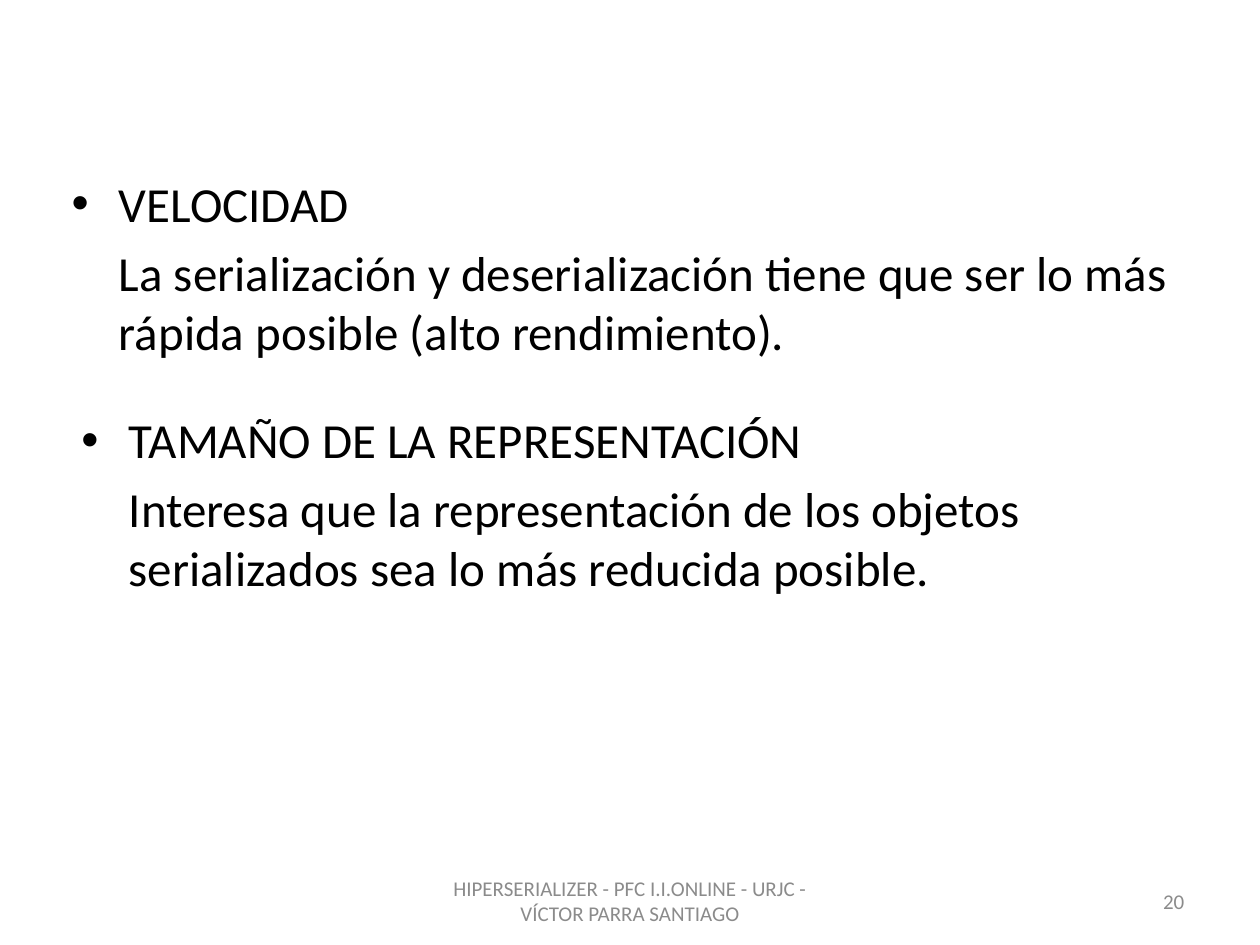
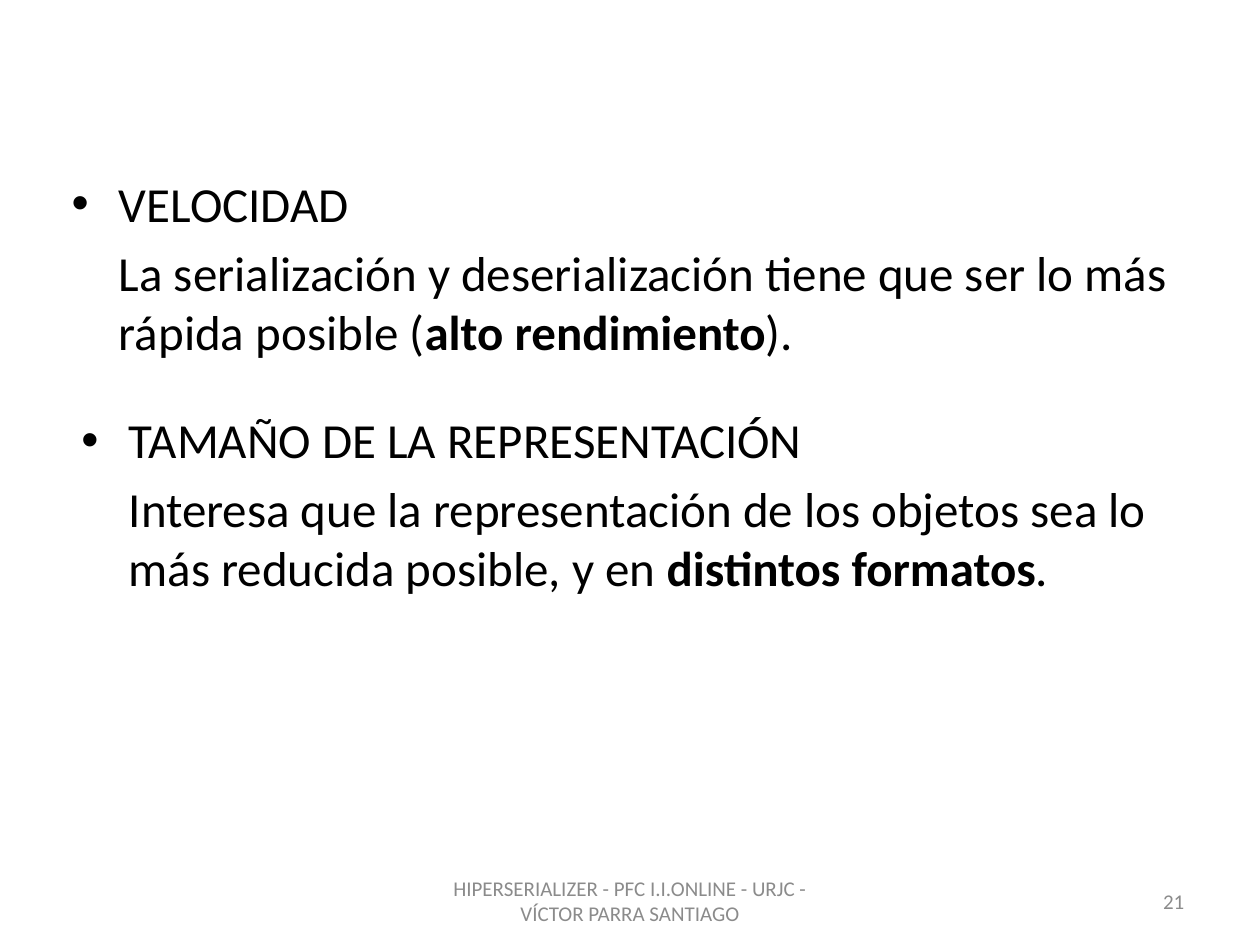
Before and after one commit to vitiparra/ProyectoFinDeCarrera, a slide deck: slide 21 of Memoria/PFC HiperSerializer OK.pptx (slide 20 before the commit). Drawn at 1260x945 pixels with LibreOffice and Linux fonts; fonts in the diff are those of the drawing; background and template pictures are left out. Boxes give left, top, right and bottom in pixels: in the first picture for what was removed or moved away, otherwise in the second. Text is boxed around its words. In the diff, an @@ line names an element or a change of style, - is before the commit and + after.

```diff
--- a/Memoria/PFC HiperSerializer OK.pptx
+++ b/Memoria/PFC HiperSerializer OK.pptx
@@ text at [119,257,1167,358]: bold on in "(alto rendimiento)." @@
@@ text at [129,493,1146,594]: text changed @@
-Interesa que la representación de los objetos serializados sea lo más reducida posible.
+Interesa que la representación de los objetos sea lo más reducida posible, y en distintos formatos.
@@ page number at [1163,895,1184,909]: text changed @@
-20
+21
```
Also in this commit, not shown: 22 other slides changed, 5 slides added, 2 other files.
